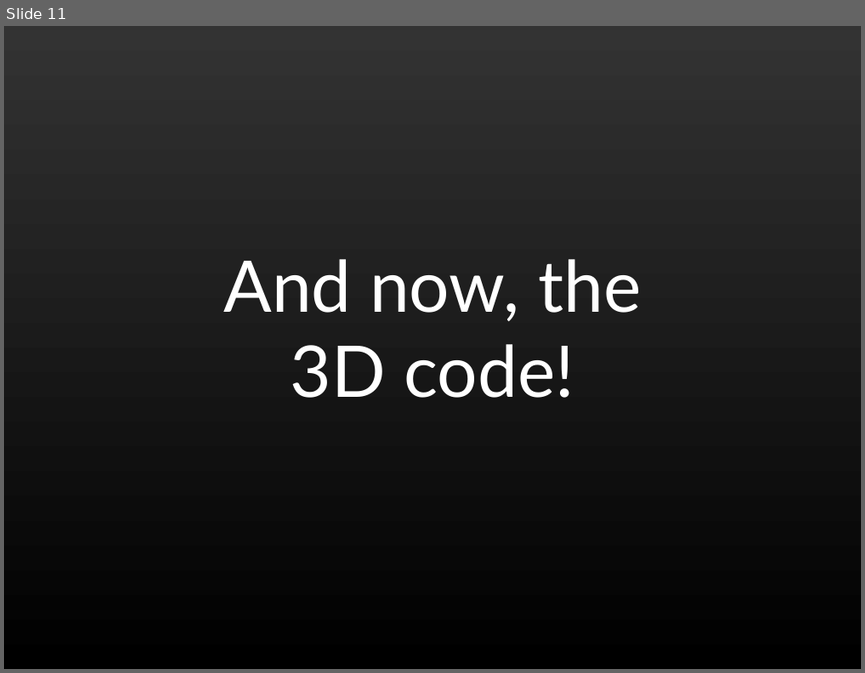
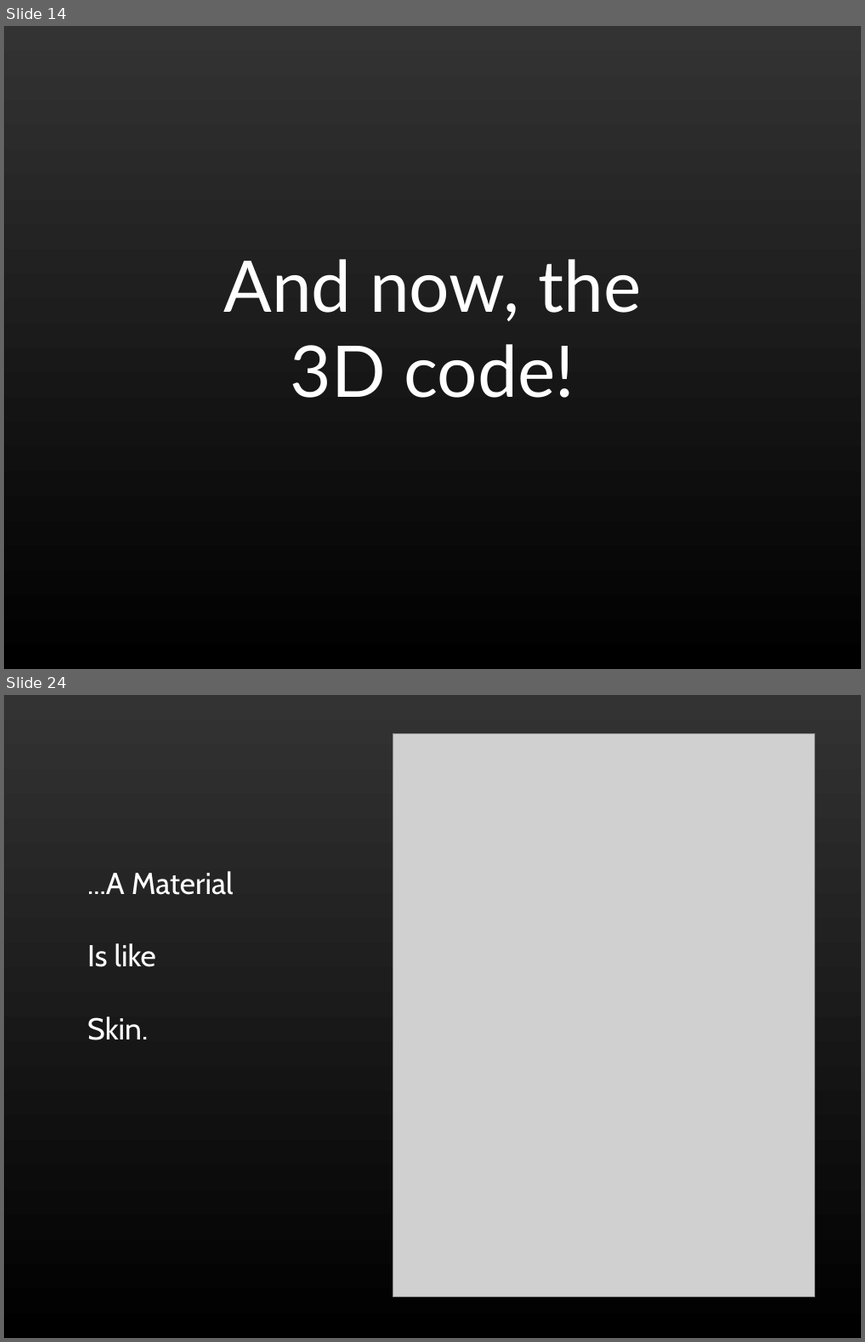
Before and after one commit to shegeek/teapots_can_fly, a slide deck: slides/teapots0.odp. Shown one above the other, each under a label of ours: slide 11 before the commit, slides 14 and 24 after it; the slides between them are not shown. The pictures are 865x673 and 865x1342 pixels, drawn with LibreOffice and Linux fonts; fonts in the diff are those of the drawing; grey boxes stand for pictures. Boxes give left, top, right and bottom in pixels: in the first picture for what was removed or moved away, otherwise in the second. Text is boxed around its words. In the diff, an @@ line names an element or a change of style, - is before the commit and + after.

```diff
--- a/slides/teapots0.odp
+++ b/slides/teapots0.odp
@@ slide 24 added at (x1=4, y1=695, x2=861, y2=1338), background gradient #333333 to #000000 @@
@@ picture added at (x1=392, y1=734, x2=815, y2=1297) @@
@@ text added at (x1=87, y1=871, x2=234, y2=1040), 28 pt, text #FFFFFF @@
+...A Material
+Is like
+Skin.
@@ what was slide 11 is now slide 14 @@
```
Also in this commit, not shown: 18 other slides added.
